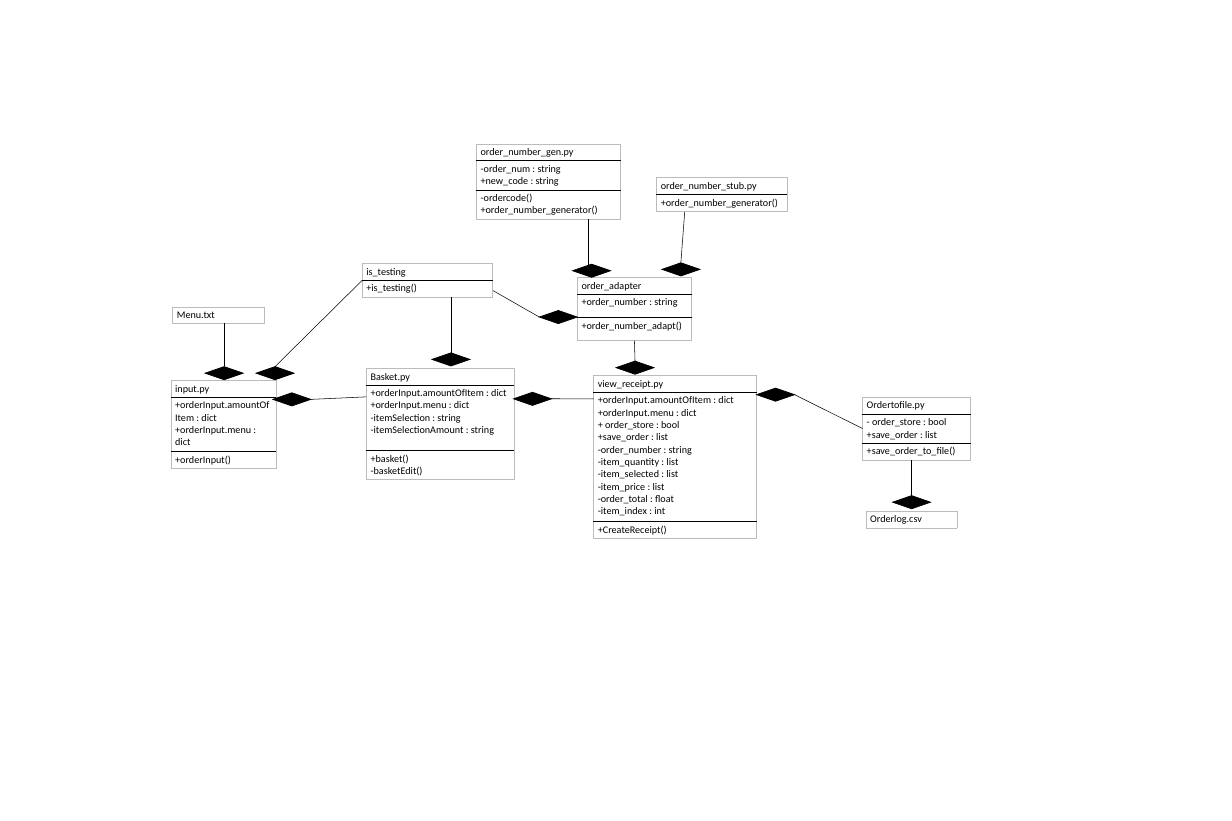
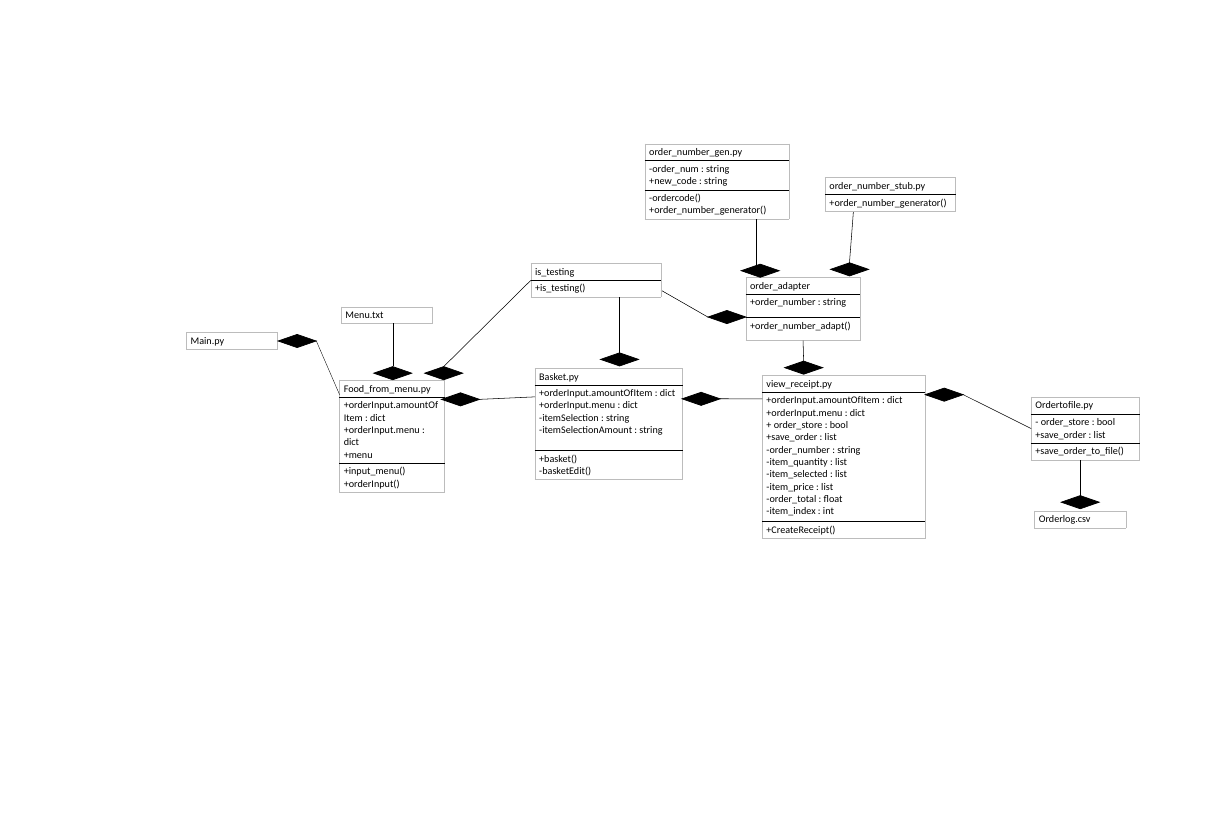
Before and after one commit to chriskanedev/PythonCustomer, a slide deck: slide 1 of class diagram2.pptx. Drawn at 1232x821 pixels with LibreOffice and Linux fonts; fonts in the diff are those of the drawing. Boxes give left, top, right and bottom in pixels: in the first picture for what was removed or moved away, otherwise in the second. Text is boxed around its words. In the diff, an @@ line names an element or a change of style, - is before the commit and + after.

```diff
--- a/class diagram2.pptx
+++ b/class diagram2.pptx
@@ table added at [187, 332, 278, 350], 1 rows, 1 columns @@
+Main.py
@@ diamond added at [278, 334, 316, 347], fill #000000, outline #000000 1 pt @@
@@ line added from (340, 395) to (316, 341), #000000 0.5 pt @@
@@ 11 diamonds, 11 lines, 9 tables: place and size @@
-11 diamonds, 11 lines, 9 tables at [173, 144, 971, 539]
+11 diamonds, 11 lines, 9 tables at [341, 144, 1139, 539]
@@ table at [340, 380, 444, 493] @@
-row 1, column 1: input.py
+row 1, column 1: Food_from_menu.py
-row 2, column 1: +orderInput.amountOfItem : dict / +orderInput.menu : dict
+row 2, column 1: +orderInput.amountOfItem : dict / +orderInput.menu : dict / +menu
-row 3, column 1: +orderInput()
+row 3, column 1: +input_menu() / +orderInput()
@@ table: place and size @@
-table at [171, 380, 276, 469]
+table at [340, 380, 444, 493]
```
Also in this commit, not shown: 1 other file.
